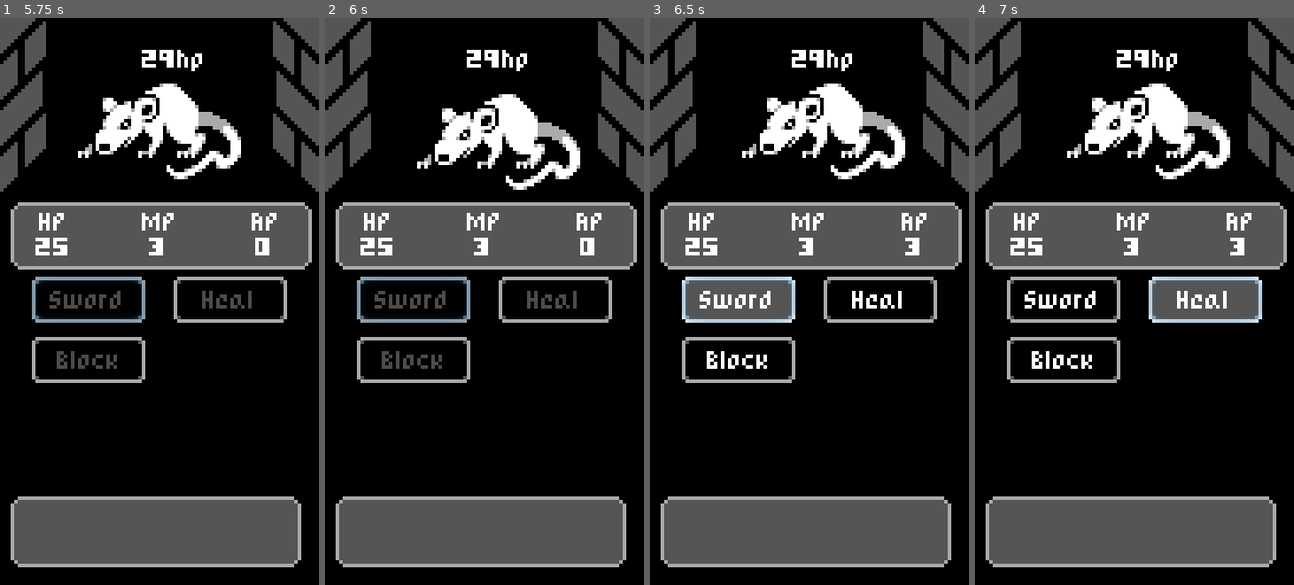
Above: before the commit, frames 1-4 (left to right).
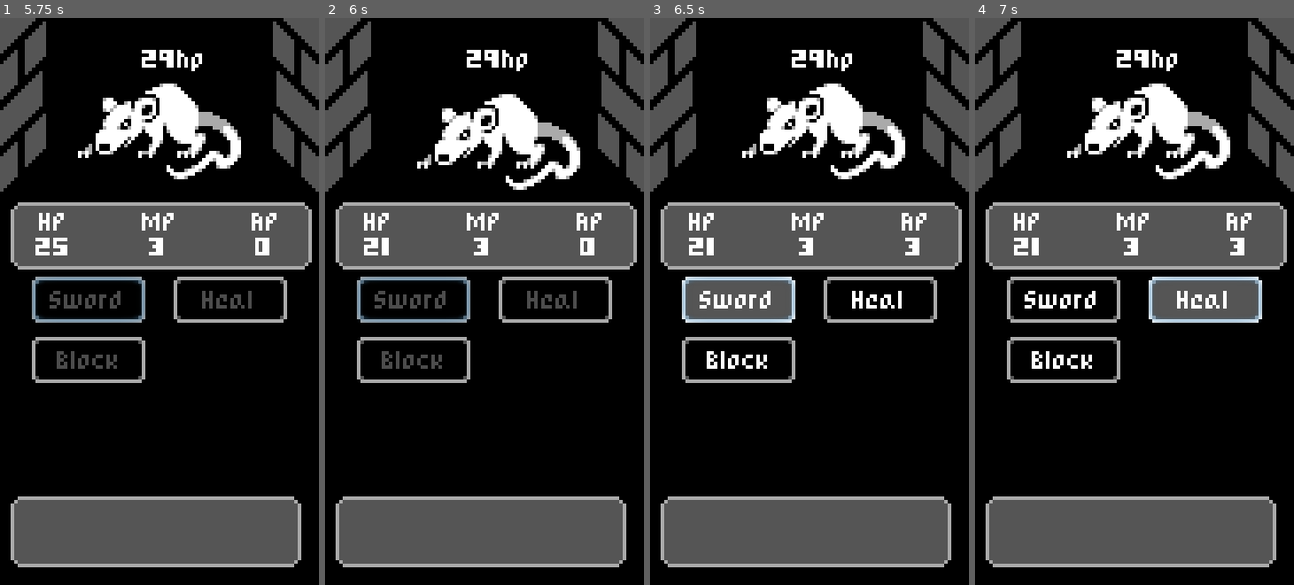
Above: after the commit, the same moments.

Repository: tonytins/mobilerpg
Game: Godot game, scene res://scenes/battle.tscn
The game is run twice, just before and just after one commit, with the same random seed, the same clock (stepped at 60 frames per second) and the same inputs.
Inputs:
- Up to frame 1 (5.75 s): click "Sword" at 0.5 s; click "Heal" at 1.25 s; click "Block" at 2 s; click "Sword" at 2.75 s; click "Heal" at 3.5 s; click "Block" at 4.25 s; click "Sword" at 5 s
- Up to frame 2 (6 s): tap Enter at 5.75 s
- Up to frame 3 (6.5 s): no input
- Up to frame 4 (7 s): click "Heal" at 6.5 s

Frame 1 is identical in both runs. In frame 2, 0.1% of the frame differs, in the area x 11-22%, y 38-42%; in frame 3, 0.1%; in frame 4, 0.1%.
Error before the commit: Invalid operands 'Object' and 'int' in operator '-'. (res://scripts/enemy.gd:37)

Commit message:
Player now properly deals damage

Diff:
--- a/scripts/enemy.gd
+++ b/scripts/enemy.gd
@@ -18,7 +18,7 @@
 	player.play("attack")
 	self.target = target
 	yield(player, "animation_finished")
-	self.target = null
+#	self.target = null
 	emit_signal("end_turn")
 
 func set_hp(new_hp):
@@ -34,7 +34,7 @@
 		player.play("shake")
 
 func deal_damage():
-	target -= 4
+	self.target.hp -= 4
 
 func is_dead():
 	return hp <= 0
